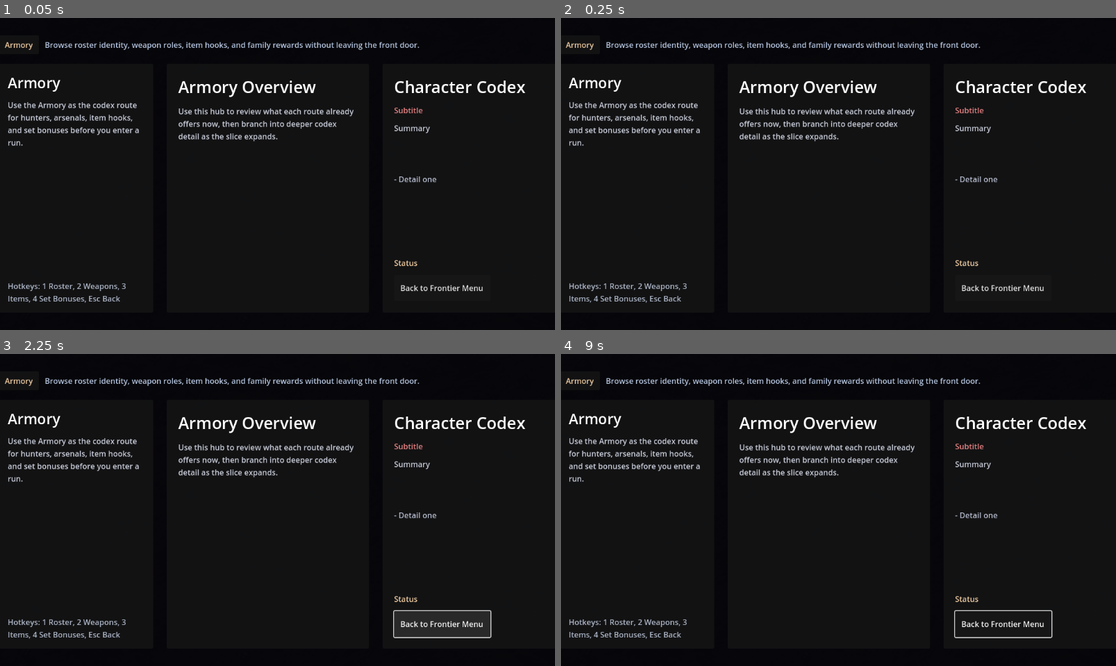
Above: before the commit, frames 1-4 (two rows, left to right).
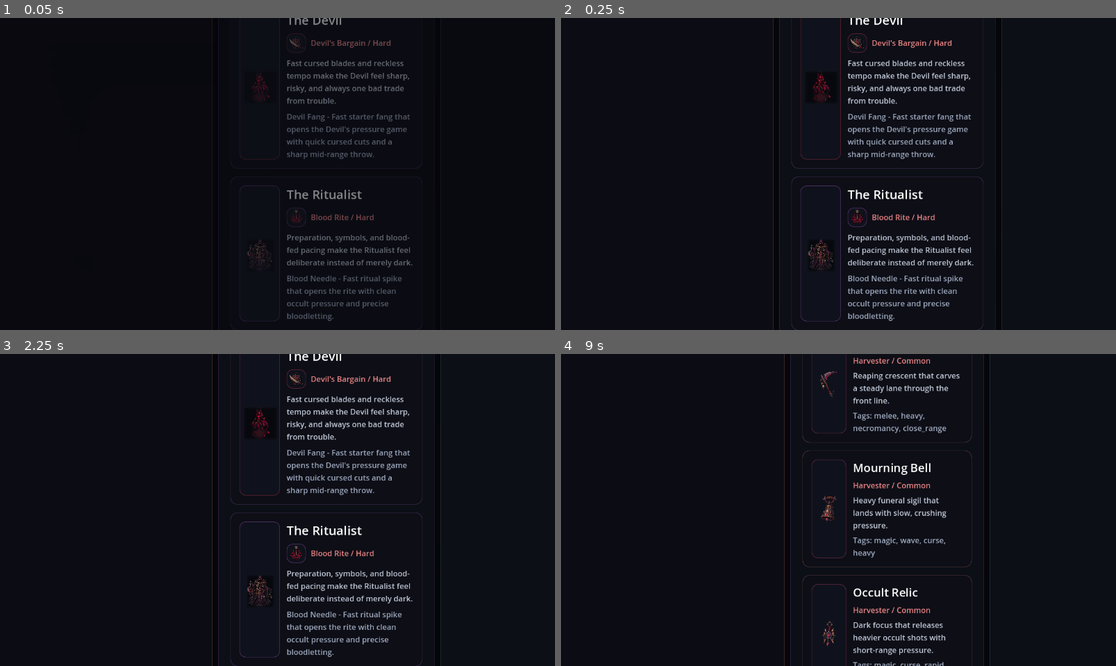
Above: after the commit, the same moments.

Repository: KevinRabbe/bullet-hell-roughe-lite
Game: Godot game, scene res://scenes/ui/ArmoryMenu.tscn
Same seed, same stepped clock (60 frames per second), same inputs: the game is played once before the commit and once after it. This scene is started directly instead of the project's main scene.
Inputs (mouse positions are in pixels of both pictures, inside the frame that each line leads up to):
- Up to frame 1 (0.05 s): no input
- Up to frame 2 (0.25 s): no input
- Up to frame 3 (2.25 s): click (327, 422) at 0.52 s; click (327, 588) at 1.27 s; click (444, 625) at 2 s, where only the run before the commit has a clickable "Back to Frontier Menu"
- Up to frame 4 (9 s): move the mouse to (960, 494) at 2.77 s; hold D (move_right) 2.78-3.53 s; hold C (cycle_character) 2.78-3.53 s; click (960, 494) at 2.92 s; move the mouse to (727, 525) at 3.52 s; hold S (move_down) 3.53-4.28 s; tap one key every 0.75 s from 3.6 s: E (interact) B M R P Q 1 2; move the mouse to (894, 441) at 4.27 s; hold D (move_right) 4.28-5.03 s; move the mouse to (810, 572) at 5.02 s; hold W (move_up) 5.03-5.78 s; click (810, 572) at 5.17 s; move the mouse to (1005, 556) at 5.77 s; hold A (move_left) 5.78-7.28 s; move the mouse to (672, 463) at 6.52 s; move the mouse to (866, 510) at 7.27 s; hold S (move_down) 7.28-8.03 s; click (866, 510) at 7.42 s; move the mouse to (755, 432) at 8.02 s; hold D (move_right) 8.03-8.78 s; move the mouse to (960, 494) at 8.77 s; hold W (move_up) from 8.78 s (still down)

The runs differ from the first frame. In frame 1, 7.0% of the frame differs, in the area x 0-95%, y 0-100%; in frame 2, 8.4%; in frame 3, 9.8%; in frame 4, 8.0%.
Error before the commit: Parse Error: Function "_family_accent_color()" not found in base self. (res://scripts/ui/armory_menu.gd:217)

Commit message:
Fix Armory family accent parser error

Diff:
--- a/scripts/ui/armory_menu.gd
+++ b/scripts/ui/armory_menu.gd
@@ -1199,6 +1199,24 @@
 			words[index] = word.capitalize()
 	return " ".join(words)
 
+func _family_accent_color(family_label: String) -> Color:
+	var normalized := family_label.strip_edges().to_lower().replace(" ", "_")
+	match normalized:
+		"gunslinger":
+			return Color(0.96, 0.72, 0.33, 1.0)
+		"harvester":
+			return Color(0.90, 0.33, 0.56, 1.0)
+		"hellfire":
+			return Color(0.95, 0.42, 0.32, 1.0)
+		"portal":
+			return Color(0.50, 0.68, 1.0, 1.0)
+		"devil":
+			return Color(0.97, 0.28, 0.38, 1.0)
+		"ritual":
+			return Color(0.83, 0.43, 0.96, 1.0)
+		_:
+			return Color(0.99, 0.56, 0.56, 1.0)
+
 func _build_item_stat_lines(stat_modifiers_variant: Variant) -> Array[String]:
 	var lines: Array[String] = []
 	if not (stat_modifiers_variant is Dictionary):
